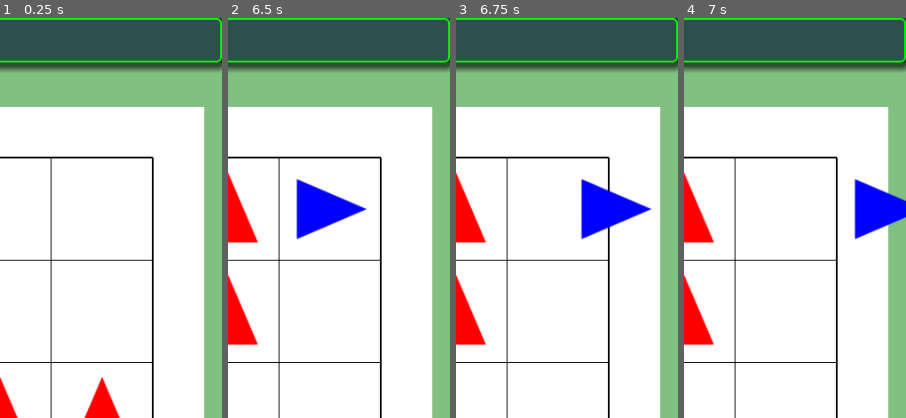
Above: before the commit, frames 1-4 (left to right).
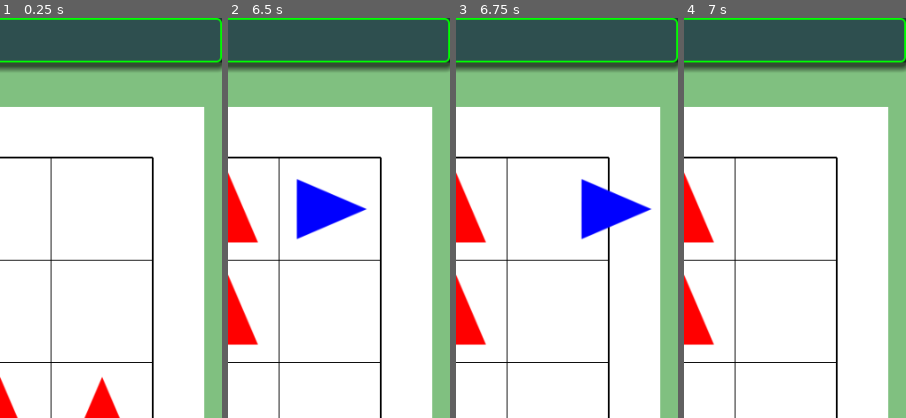
Above: after the commit, the same moments.

Repository: vivisuke/DodgemGame
Game: Godot game, scene res://main.tscn
Two runs of this game, one before a commit and one after it. Both use one fixed random seed, a clock stepped at 60 frames per second and the inputs below.
Inputs (mouse positions are % of the whole screen's width and height, from its top left):
- Up to frame 1 (0.25 s): no input
- Up to frame 2 (6.5 s): click (93, 94) at 0.5 s; click (93, 94) at 1.25 s; click (93, 94) at 2 s; tap Enter at 2.75, 4.25, 5.75 s; tap Space at 3.5, 5 s
- Up to frame 3 (6.75 s): tap Space at 6.5 s
- Up to frame 4 (7 s): no input
The pictures show only the part of the screen within x 50-100%, y 0-50%; the shares and areas given below are measured in that part.

Frames 1-3 are identical in both runs. In frame 4, 2.3% of the frame differs, in the area x 76-100%, y 40-56%.

Commit message:
0021 ◎ C 01/13 01/13 0.001│ToDo│ゴールした車は非表示に？

Diff:
--- a/dodgemgame/scripts/board_rect.gd
+++ b/dodgemgame/scripts/board_rect.gd
@@ -12,6 +12,8 @@
 const BD_WD = CELL_WIDTH * N_CELLS
 const BD_HT = CELL_WIDTH * N_CELLS
 
+var m_car
+var m_to_hide = false		# 移動後に車を非表示に
 var red_cars = []
 var blue_cars = []
 
@@ -55,26 +57,31 @@
 		draw_line(Vector2(X0, px), Vector2(X0+BD_WD, px), Color.BLACK, 1.0)
 		px += CELL_WIDTH
 	pass
-func do_move(mv : Vector2):
+func do_move(mv : Vector2, goal : bool):
+	m_to_hide = goal
 	var tw = create_tween()
 	var id = mv.x
+	var pos : Vector2
 	var dir = mv.y
 	if id > 0:		# 赤
-		var car = red_cars[id-1]
-		var pos : Vector2 = car.position
+		m_car = red_cars[id-1]
+		pos = m_car.position
 		if dir == Board.FORWARD: pos.y -= CELL_WIDTH
 		elif dir == Board.LEFT: pos.x -= CELL_WIDTH
 		else: pos.x += CELL_WIDTH
-		#car.position = pos
-		tw.tween_property(car, "position", pos, 0.3)
 	else:
-		var car = blue_cars[-id-1]
-		var pos : Vector2 = car.position
+		m_car = blue_cars[-id-1]
+		pos = m_car.position
 		if dir == Board.FORWARD: pos.x += CELL_WIDTH
 		elif dir == Board.LEFT: pos.y -= CELL_WIDTH
 		else: pos.y += CELL_WIDTH
-		#car.position = pos
-		tw.tween_property(car, "position", pos, 0.3)
+	#m_car.position = pos
+	tw.tween_property(m_car, "position", pos, 0.3)
+	tw.tween_callback(move_finished)
 
+func move_finished():
+	print("move_finished.")
+	if m_to_hide: m_car.hide()
+	pass
 func _process(delta):
 	pass
--- a/dodgemgame/scripts/main.gd
+++ b/dodgemgame/scripts/main.gd
@@ -42,9 +42,9 @@
 		mv = bd.m_moves[randi()%bd.m_moves.size()]
 	print("moves: ", bd.m_moves)
 	print("move: ", mv)
-	$BoardRect.do_move(mv)
-	bd.do_move(mv)
+	var goal = bd.do_move(mv)
 	bd.print()
+	$BoardRect.do_move(mv, goal)
 	if bd.m_n_red == 0 || bd.m_n_blue == 0:
 		is_game_over = true
 	is_blue_turn = !is_blue_turn
Not shown, changed: DodgemGame.spr
